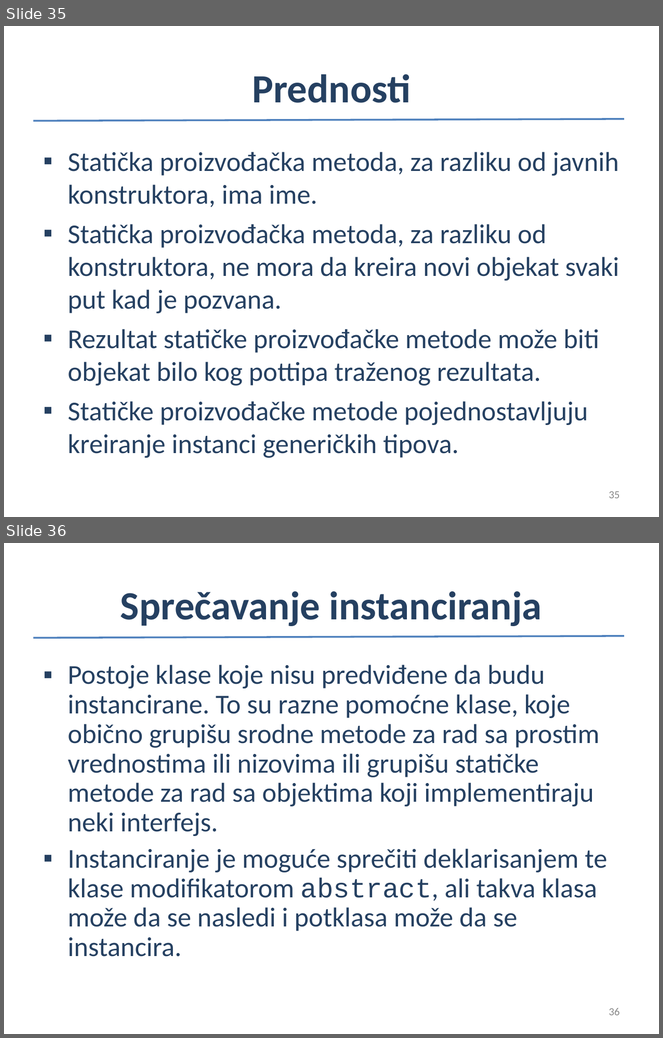
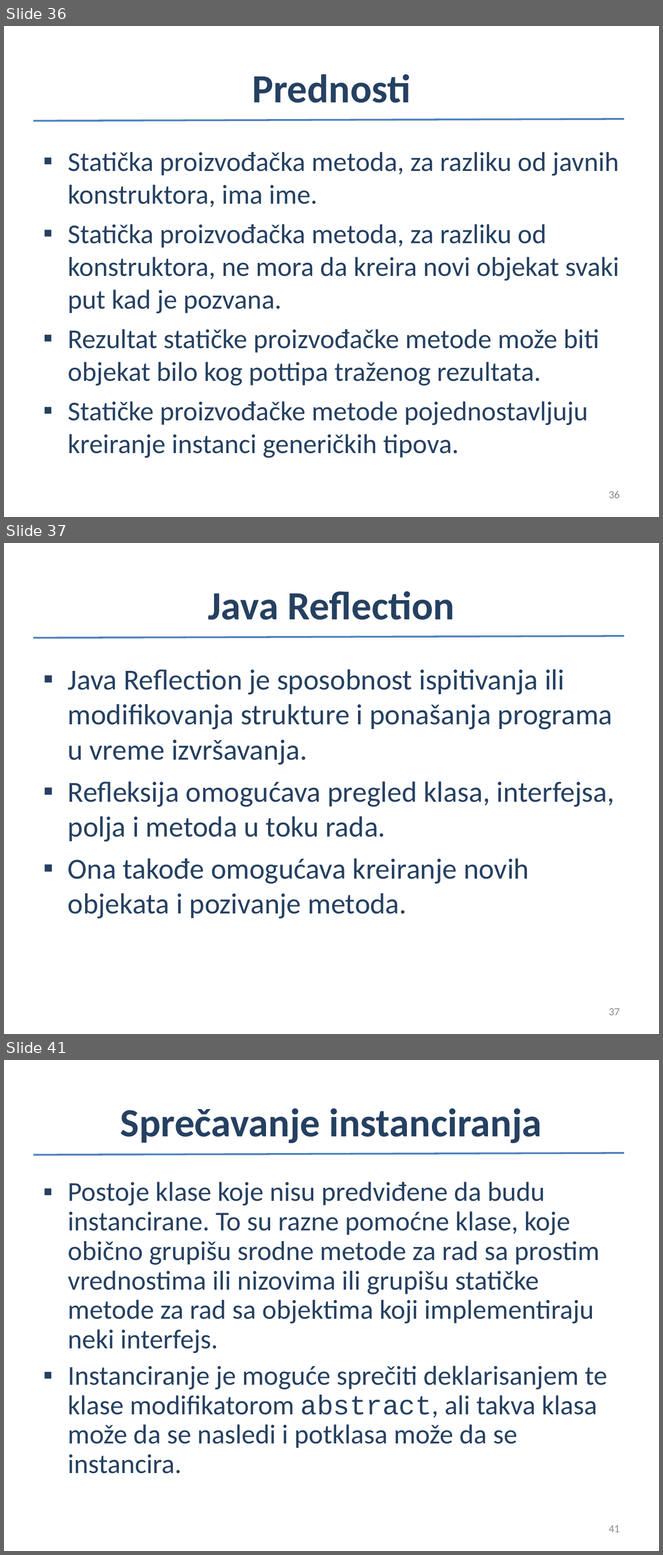
Before and after one commit to nndjov/oop2, a slide deck: 1_Izvrsavanja/1_IzvrsavanjePrograma.ppt. Shown one above the other, each under a label of ours: slides 35 and 36 before the commit, slides 36, 37 and 41 after it; the slides between them are not shown. The pictures are 663x1038 and 663x1555 pixels, drawn with LibreOffice and Linux fonts; fonts in the diff are those of the drawing. Boxes give left, top, right and bottom in pixels: in the first picture for what was removed or moved away, otherwise in the second. Text is boxed around its words. In the diff, an @@ line names an element or a change of style, - is before the commit and + after.

```diff
--- a/1_Izvrsavanja/1_IzvrsavanjePrograma.ppt
+++ b/1_Izvrsavanja/1_IzvrsavanjePrograma.ppt
@@ slide 37 added at (x1=4, y1=543, x2=659, y2=1034), background #FFFFFF; not listed: 1 template element that a slide beside it also shows @@
@@ title added at (x1=208, y1=591, x2=455, y2=620), 44 pt, text #254061, bold @@
+Java Reflection
@@ text added at (x1=68, y1=669, x2=615, y2=919), 32 pt, text #254061 @@
+▪ Java Reflection je sposobnost ispitivanja ili modifikovanja strukture i ponašanja programa u vreme izvršavanja.
+▪ Refleksija omogućava pregled klasa, interfejsa, polja i metoda u toku rada.
+▪ Ona takođe omogućava kreiranje novih objekata i pozivanje metoda.
@@ page number added at (x1=609, y1=1008, x2=620, y2=1016), 12 pt, text #898989 @@
+37
@@ what was slide 35 is now slide 36 @@
@@ page number at (x1=609, y1=491, x2=620, y2=499): text changed @@
-35
+36
@@ what was slide 36 is now slide 41 @@
@@ page number at (x1=609, y1=1525, x2=620, y2=1533): text changed @@
-36
+41
```
Also in this commit, not shown: 9 slides changed, 5 other slides added, 1 slide removed.
